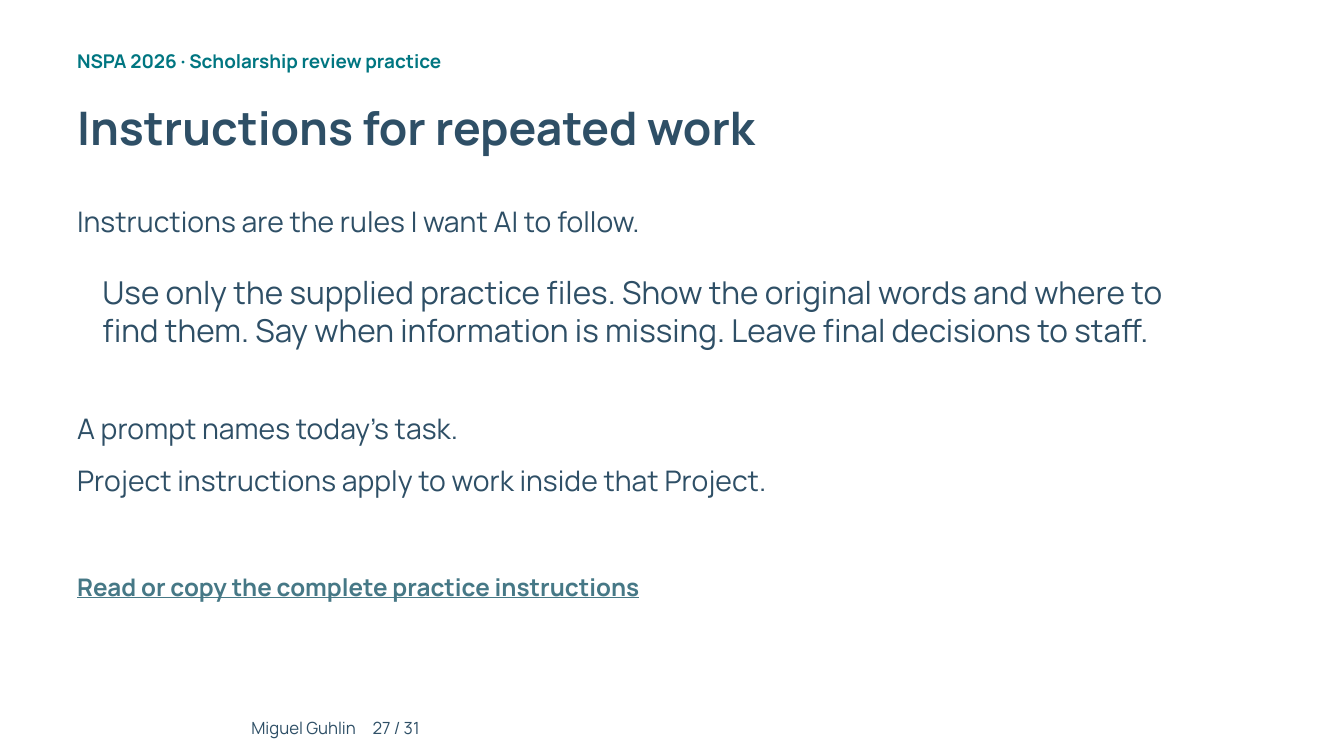
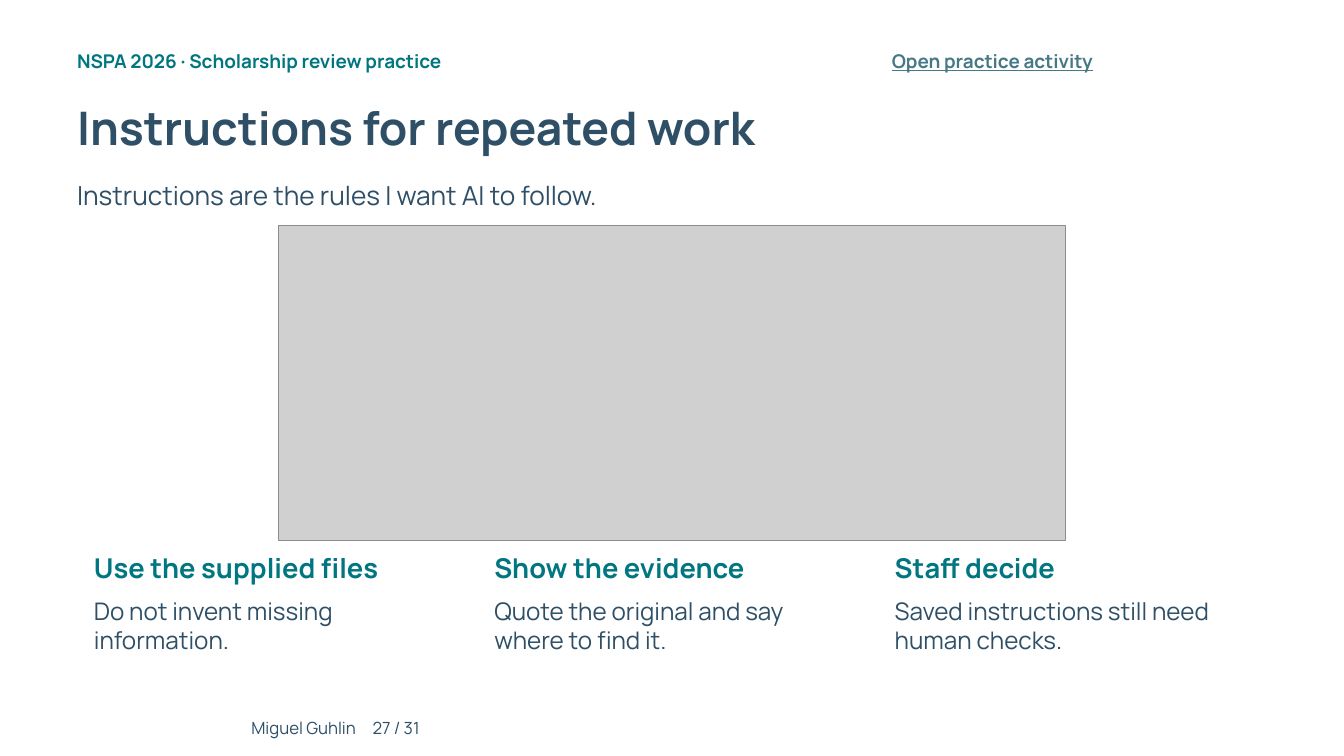
Before and after one commit to mguhlin/nspa, a slide deck: slide 27 of 2026/p/slides/ai-prompting-scholarship-review.pptx. Drawn at 1344x756 pixels with LibreOffice and Linux fonts; fonts in the diff are those of the drawing; grey boxes stand for pictures; background and template pictures are left out. Boxes give left, top, right and bottom in pixels: in the first picture for what was removed or moved away, otherwise in the second. Text is boxed around its words. In the diff, an @@ line names an element or a change of style, - is before the commit and + after.

Commit message:
Enrich prompting slides and separate assessment results from guided activities

```diff
--- a/2026/p/slides/ai-prompting-scholarship-review.pptx
+++ b/2026/p/slides/ai-prompting-scholarship-review.pptx
@@ text added at (892, 54, 1093, 73), 13.5 pt, text #467886, bold, underline @@
+Open practice activity
@@ text "Instructions are the rules I ...": place and size @@
-text "Instructions are the rules I ..." at (77, 211, 639, 233)
+text "Instructions are the rules I ..." at (77, 185, 597, 206)
@@ text "Instructions are the rules I ..." at (77, 185, 597, 206): size 20.2 to 18.8 pt @@
@@ picture added at (278, 226, 1066, 540) @@
@@ text removed at (102, 281, 1162, 350) @@
-Use only the supplied practice files. Show the original words and where to find them. Say when information is missing. Leave final decisions to staff.
@@ text removed at (77, 418, 458, 446) @@
-A prompt names today’s task.
@@ text removed at (77, 470, 767, 498) @@
-Project instructions apply to work inside that Project.
@@ text added at (94, 558, 378, 585), 19.5 pt, text #007681, bold @@
+Use the supplied files
@@ text added at (494, 558, 744, 579), 19.5 pt, text #007681, bold @@
+Show the evidence
@@ text added at (895, 558, 1055, 579), 19.5 pt, text #007681, bold @@
+Staff decide
@@ text removed at (77, 578, 640, 602) @@
-Read or copy the complete practice instructions
@@ text added at (94, 602, 333, 650), 17.2 pt, text #2E4F66 @@
+Do not invent missing information.
@@ text added at (494, 602, 783, 650), 17.2 pt, text #2E4F66 @@
+Quote the original and say where to find it.
@@ text added at (895, 602, 1209, 650), 17.2 pt, text #2E4F66 @@
+Saved instructions still need human checks.
```
Also in this commit, not shown: 16 other slides changed, 1 slide added, 1 slide removed, 41 other files.
